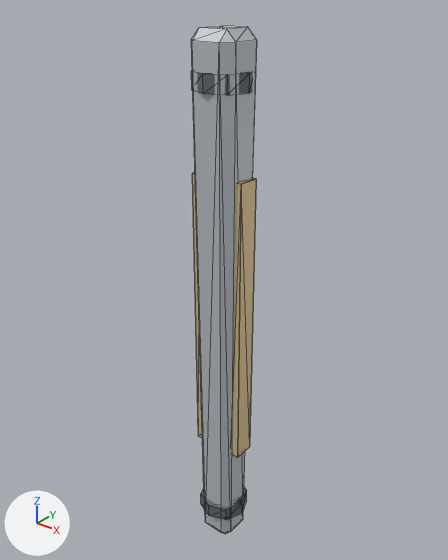
A saved change to the glTF model assets/export/models/bastion.leg_3.glb.
Both versions are drawn from a 50 mm lens placed at (4.32, -5.39, 3.95), pointed at (-0.15, 0.19, 0.49). The lights are fixed; the arrows at lower left show +X, +Y and +Z. The older version comes first. Mesh edges are drawn as thin lines. Vertices at exactly the same position are counted once.
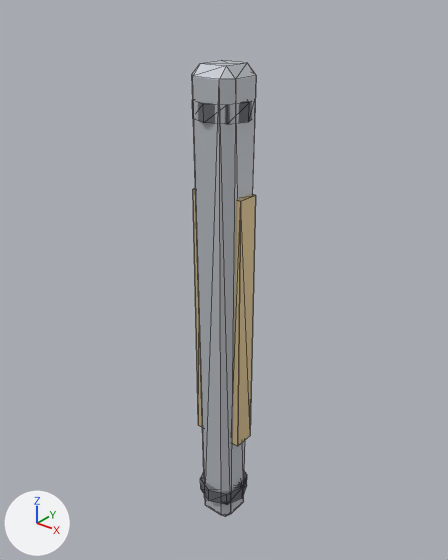
Location of each change, [x1, y1, x2, y2] in pixels of the pictures (448 x 560 px; the box of a moved part takes in the faces that stretch with it):
```json
{"object": "Mesh_0", "change": "reshaped", "before": [191, 26, 257, 534], "after": [192, 60, 256, 517], "on screen": "10% shorter"}
{"part": 1, "of": "me_mesh_0", "change": "moved or reshaped", "before": [191, 26, 257, 534], "after": [192, 60, 256, 517]}
{"part": 2, "of": "me_mesh_0", "change": "moved or reshaped", "before": [191, 71, 253, 95], "after": [192, 100, 252, 124]}
{"part": 3, "of": "me_mesh_0", "change": "moved or reshaped", "before": [201, 487, 247, 520], "after": [200, 471, 247, 505]}
{"part": 4, "of": "me_mesh_0", "change": "moved or reshaped", "before": [232, 178, 256, 457], "after": [233, 194, 256, 446]}
{"part": 5, "of": "me_mesh_0", "change": "moved or reshaped", "before": [192, 172, 202, 438], "after": [193, 188, 202, 427]}
```

Edits to the scene script, one JSON object a line:
```json
{"block": "me_mesh_0", "where": "# used by ob_mesh_0; location = (0.0, 0.0, 0.0)"}
{"op": "remove", "block": "me_mesh_0", "code": "me_mesh_0.from_pydata(...)  # 104 vertices, 188 faces; spans x -0.35..0.35, y -0.34..0.34, z -3.5..3.5"}
{"op": "add", "block": "me_mesh_0", "code": "me_mesh_0.from_pydata(...)  # 104 vertices, 188 faces; spans x -0.35..0.35, y -0.34..0.34, z -3.15..3.15"}
{"block": "me_mesh_0", "change": "me_mesh_0 part 1: the loose piece of 24 vertices spanning x -0.3..0.3, y -0.3..0.3, z -3.5..3.5 is scaled about its middle by (1, 1, 0.898)"}
{"block": "me_mesh_0", "change": "me_mesh_0 part 2: the loose piece of 16 vertices spanning x -0.34..0.34, y -0.34..0.34, z 2.88..3.08 is moved by (0.0, 0.0, -0.3)"}
{"block": "me_mesh_0", "change": "me_mesh_0 part 3: the loose piece of 16 vertices spanning x -0.34..0.34, y -0.34..0.34, z -3.08..-2.88 is moved by (0.0, 0.0, 0.3)"}
{"block": "me_mesh_0", "change": "me_mesh_0 part 4: the loose piece of 24 vertices spanning x 0.23..0.35, y -0.14..0.14, z -1.92..1.92 is scaled about its middle by (1, 1, 0.9)"}
{"block": "me_mesh_0", "change": "me_mesh_0 part 5: the loose piece of 24 vertices spanning x -0.35..-0.23, y -0.14..0.14, z -1.92..1.92 is scaled about its middle by (1, 1, 0.9)"}
```
